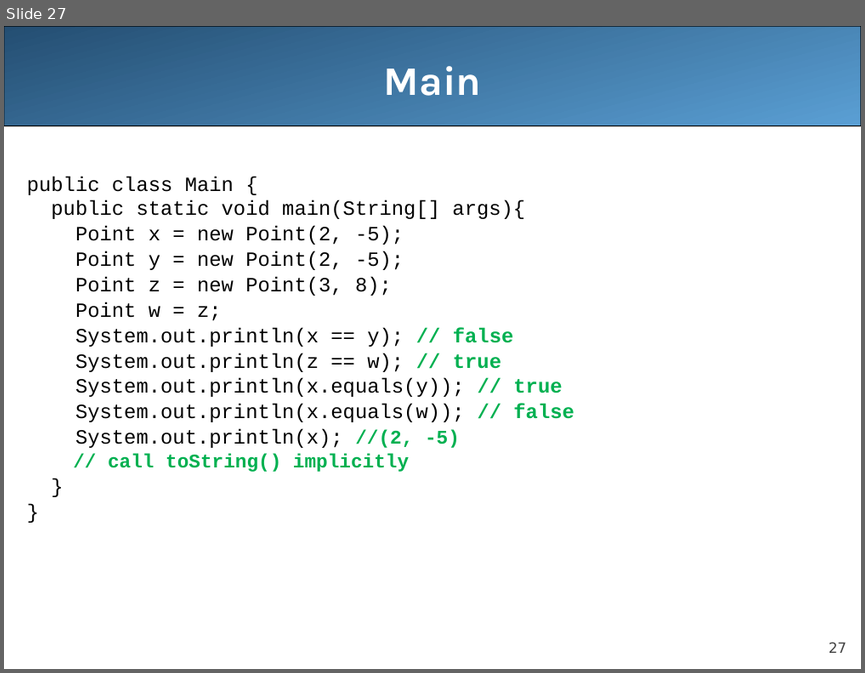
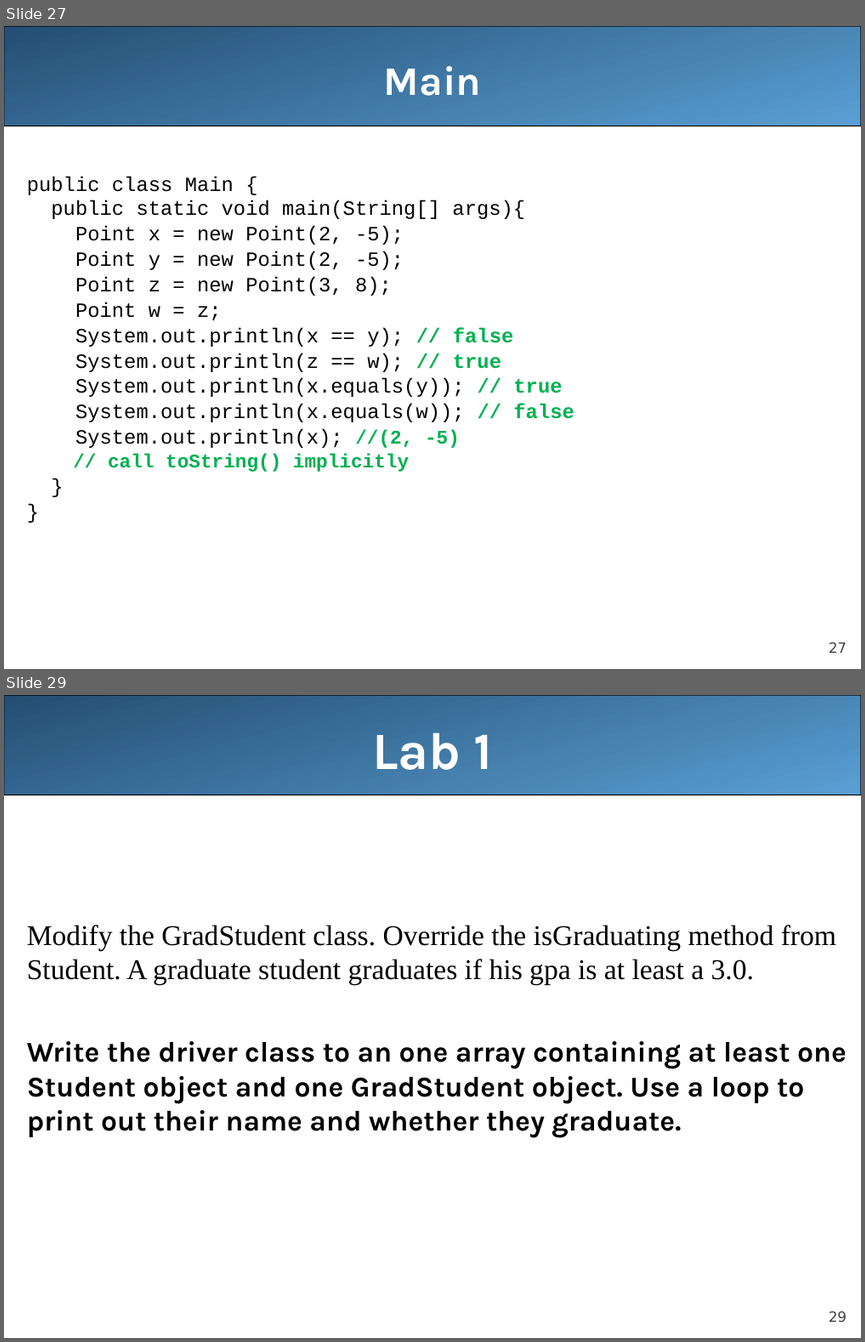
Before and after one commit to LongBaoNguyen/longbaonguyen.github.io, a slide deck: courses/apcsa/lecture22.ppt. Shown one above the other, each under a label of ours: slide 27 before the commit, slides 27 and 29 after it; the slides between them are not shown. The pictures are 865x673 and 865x1342 pixels, drawn with LibreOffice and Linux fonts; fonts in the diff are those of the drawing. Boxes give left, top, right and bottom in pixels: in the first picture for what was removed or moved away, otherwise in the second. Text is boxed around its words. In the diff, an @@ line names an element or a change of style, - is before the commit and + after.

```diff
--- a/courses/apcsa/lecture22.ppt
+++ b/courses/apcsa/lecture22.ppt
@@ slide 29 added at box(4, 695, 861, 1338), background #FFFFFF; not listed: 2 template elements that a slide beside it also shows @@
@@ title added at box(372, 732, 493, 770), 44 pt, text #FFFFFF, bold @@
+Lab 1
@@ text added at box(27, 925, 846, 1138), 24 pt, text #000000, bold @@
+Modify the GradStudent class. Override the isGraduating method from Student. A graduate student graduates if his gpa is at least a 3.0.
+Write the driver class to an one array containing at least one Student object and one GradStudent object. Use a loop to print out their name and whether they graduate.
```
Also in this commit, not shown: 1 other slide added, 7 other files.
